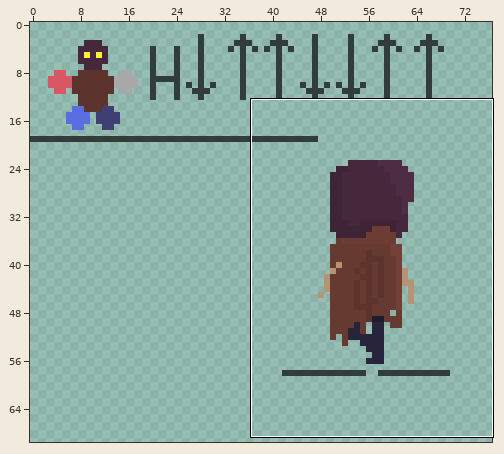
One commit to this pixel-art file: Testing2d/Assets/Sprite/Hero/HEROAnim.aseprite. Above: a wide view before the commit, with the close-up outlined.
Close-up. Before:
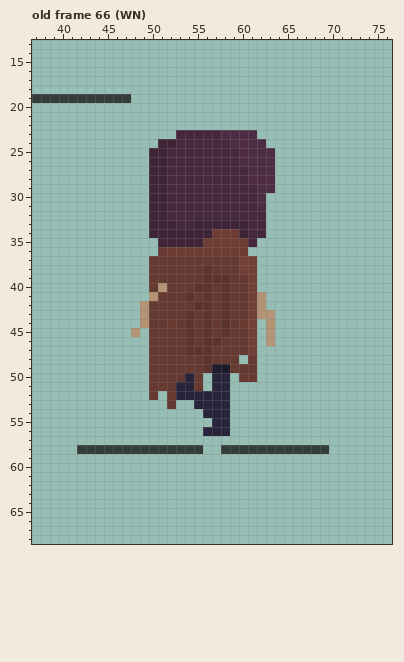
111x85 pixels, 92 frames. Pixels under 10% opacity are left out. Colours within 5 levels of each other are drawn and written as one. Shown: old frame 66 (WN): x 37..76, y 13..68. The wide view leaves out empty margins. The commit also changed other frames or places, which this record leaves out.
And afterwards:
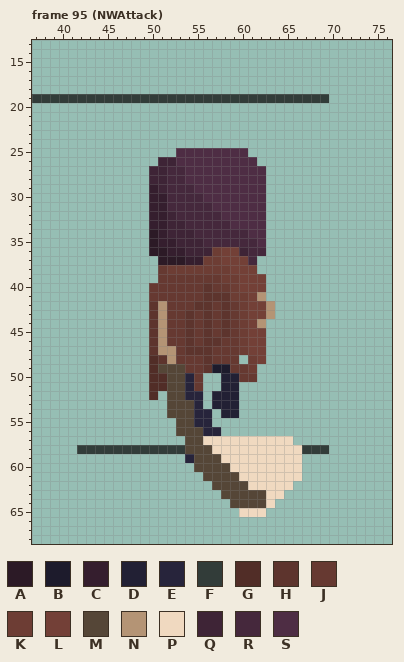
Palette (. is transparent): A #2c1a26  B #1d1b2c  C #351e2e  D #222034  E #27243b  F #323c39  G #512d27  H #5d342d  J #663931  K #6d3d34  L #734037  M #554637  N #b49475  P #f0d9c0  Q #3e2436  R #45283c  S #4e2d44
A new or re-ordered frame is compared with the old frame closest to it.
Diff:
frames 92 -> 102
--- frame 95 (NWAttack) is new; against old frame 66 (WN)
@@ x 46..71 @@
 18 ..........................
-19 FF........................
+19 FFFFFFFFFFFFFFFFFFFFFFFF..
 20 ..........................
@@ x 46..68 @@
 22 .......................
-23 .......RRRRRSSSS.......
-24 .....QQRRRRRRSSSS......
-25 ....QQRRRRRRRRSSSS.....
-26 ....QQRRRRRRRRSSSS.....
-27 ....QQRRRRRRRRRSSS.....
-28 ....QQRRRRRRRRRSSS.....
-29 ....QQRRRRRRRRRRSS.....
-30 ....QQRRRRRRRRRRS......
-31 ....QQRRRRRRRRRRS......
-32 ....QQRRRRRRRRRRR......
-33 ....QQQRRQQQQQQRR......
-34 ....QQQQQQQKKKQRR......
-35 .....QQQQQKKKKKR.......
-36 .....JKKKKKKKKK........
-37 ....JJJJJJJJJJLL.......
-38 ....JJJJJJHJJJLL.......
-39 ....JJJJJJHHHJJL.......
-40 ....JNJJJHHJHJJL.......
-41 ....NJJJHJHJHJJLN......
-42 ...NJJJJJHHJHJJLN......
-43 ...NJJJJHJHJHJJLNN.....
-44 ...NJJJJHJHJHJJL.N.....
-45 ..N.JJJJHJHJHJJL.N.....
-46 ....JJJJHJHHJJJL.N.....
-47 ....JJJJHHHJJJJL.......
-48 ....JJJJJJHJJJ.J.......
-49 ....JJJJJJHBBJJJ.......
-50 ....JJJJEJ.EE.JJ.......
-51 ....JJJEEJ.EE..........
-52 ....J.JEEEEEE..........
-53 ......J..EEEE..........
-54 ..........EEE..........
-55 ...........EE..........
-56 ..........EEE..........
-57 .......................
-58 FFFFFFFFFF..FFFFFFFFFFF
-59 .......................
-60 .......................
-61 .......................
-62 .......................
-63 .......................
-64 .......................
-65 .......................
+23 .......................
+24 .......................
+25 .......SSSSSSSS........
+26 .....QQSSSSSSSSS.......
+27 ....QQRRSSSSSSSSS......
+28 ....QQRRSSSSSSSSS......
+29 ....CQRRRSSSSSSSS......
+30 ....CCRRRRSSSSSSS......
+31 ....CCRRRRRSSSSSS......
+32 ....CCQRRRRRSSSSS......
+33 ....CCQQRRRRRSSSS......
+34 ....ACQQQRRRRRRSS......
+35 ....ACCQQQRRRRRRS......
+36 ....AACCQQQKLLQRR......
+37 .....AAACCKKLLLR.......
+38 .....JKKKKKKKLLL.......
+39 .....JJJJJJJKKLLL......
+40 ....JJJJJJHJJKLLL......
+41 ....JJJJJJHHHKKLN......
+42 ....HNJJJHHJHJKLLN.....
+43 ....HNJJHJHJHJKLLN.....
+44 ....HNJJHJHJHJKLN......
+45 ....HNJJHJHJHJKLL......
+46 ....HNJJHJHHJJKLL......
+47 ....HNNJHHHJJJKLL......
+48 ....GHNJJJHJJJ.KL......
+49 ....GMMMJJHBBJJK.......
+50 ....GGMMEJ..DDJJ.......
+51 ....GGMMEJ..DD.........
+52 ....G.MMEE.DDD.........
+53 ......MMME.DDD.........
+54 ......MMMEE.DD.........
+55 .......MMEE............
+56 .......MMMEE...........
+57 ........MMPPPPPPPPPP...
+58 FFFFFFFFMMMPPPPPPPPPPFF
+59 ........EMMMPPPPPPPPP..
+60 .........MMMMPPPPPPPP..
+61 ..........MMMMPPPPPPP..
+62 ...........MMMMPPPPP...
+63 ............MMMMMPP....
+64 .............MMMMP.....
+65 ..............PPP......
 66 .......................
Changed places in both close-ups, as pixel boxes (x1, y1, x2, y2):
changed: (131, 94, 329, 517)
